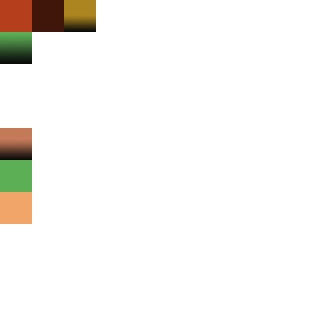
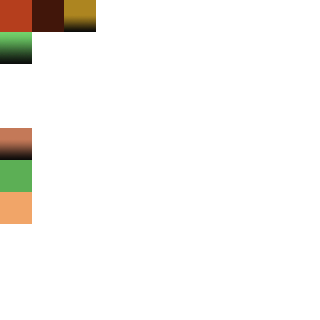
The second 320×320 image is a revision of the first. Changes to its layers:
painted on "Rectangle 8" over [64, 20, 90, 27]
painted on "Rectangle 3" over [0, 32, 32, 64]
